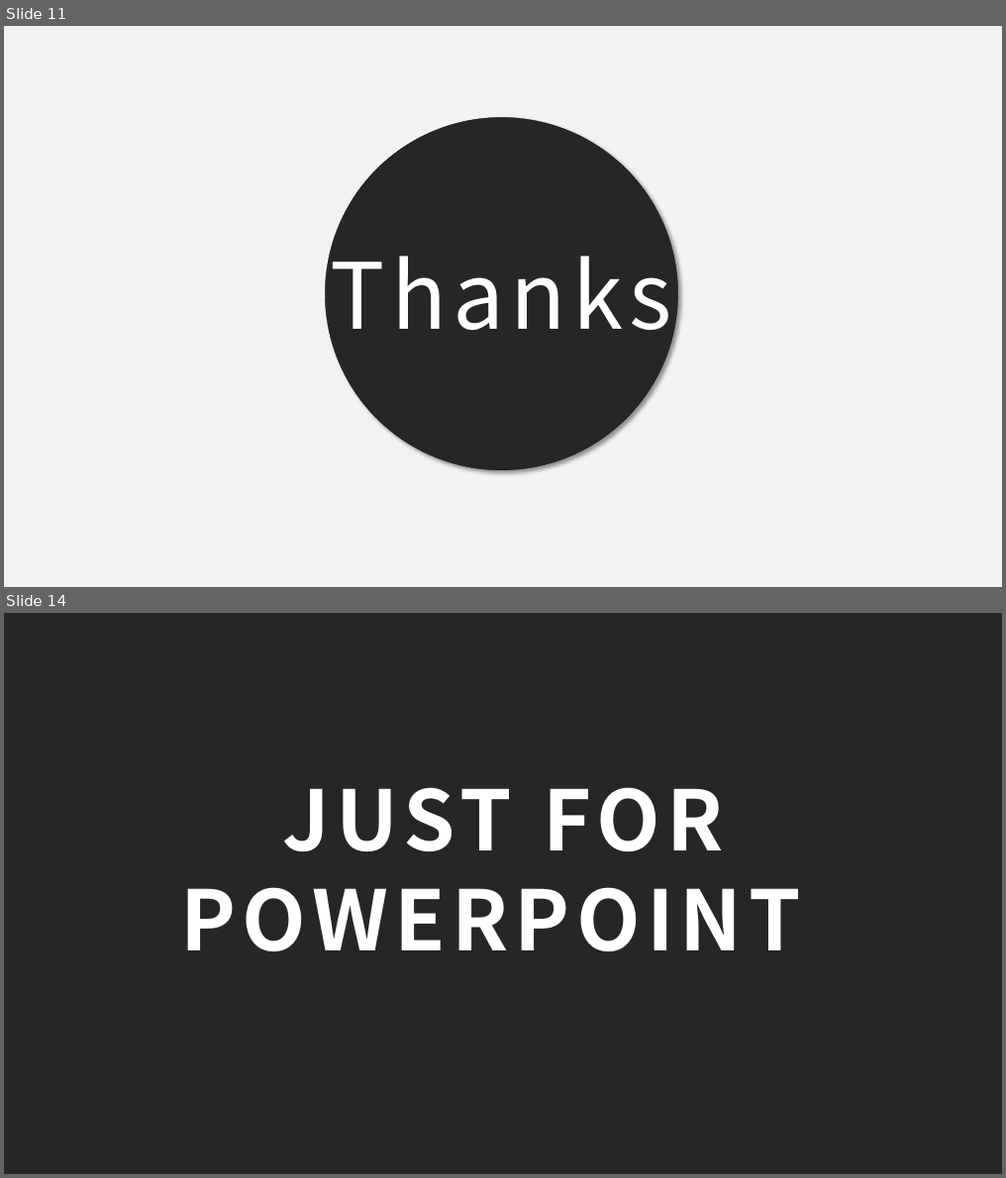
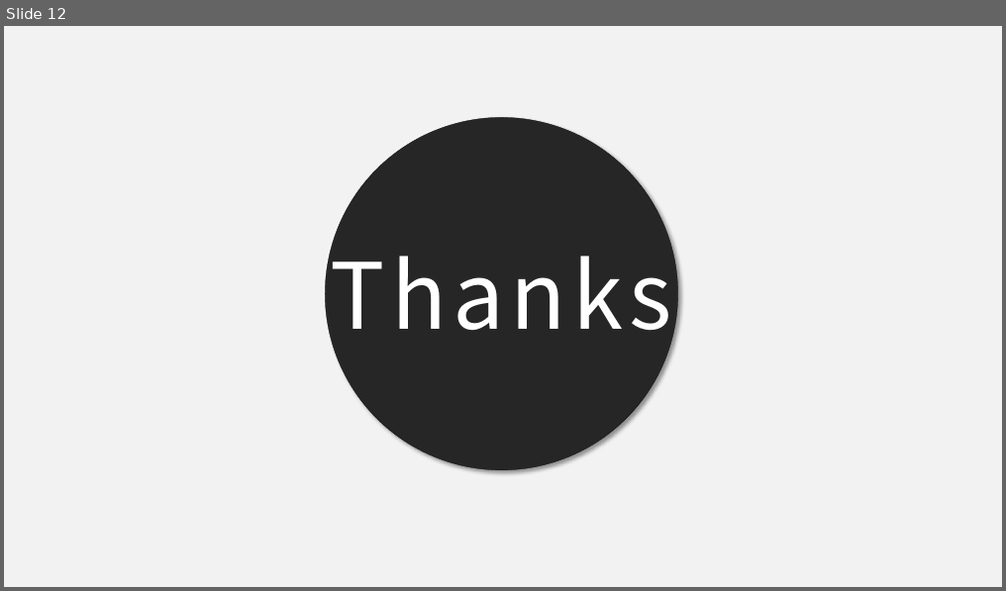
Before and after one commit to AvisTsai/project_pets, a slide deck: 專題文件/四技第110403組-Dearfurkid_簡報.pptx. Shown one above the other, each under a label of ours: slides 11 and 14 before the commit, slide 12 after it; the slides between them are not shown. The pictures are 1006x1178 and 1006x591 pixels, drawn with LibreOffice and Linux fonts; fonts in the diff are those of the drawing. Boxes give left, top, right and bottom in pixels: in the first picture for what was removed or moved away, otherwise in the second. Text is boxed around its words. In the diff, an @@ line names an element or a change of style, - is before the commit and + after.

```diff
--- a/專題文件/四技第110403組-Dearfurkid_簡報.pptx
+++ b/專題文件/四技第110403組-Dearfurkid_簡報.pptx
@@ slide 14 removed at <box>4,613,1002,1174</box>, background #262626 @@
@@ text removed at <box>180,787,800,952</box> @@
-JUST FOR
-POWERPOINT
@@ what was slide 11 is now slide 12 @@
```
Also in this commit, not shown: 5 slides changed, 5 slides added, 5 other slides removed, 24 other files.
